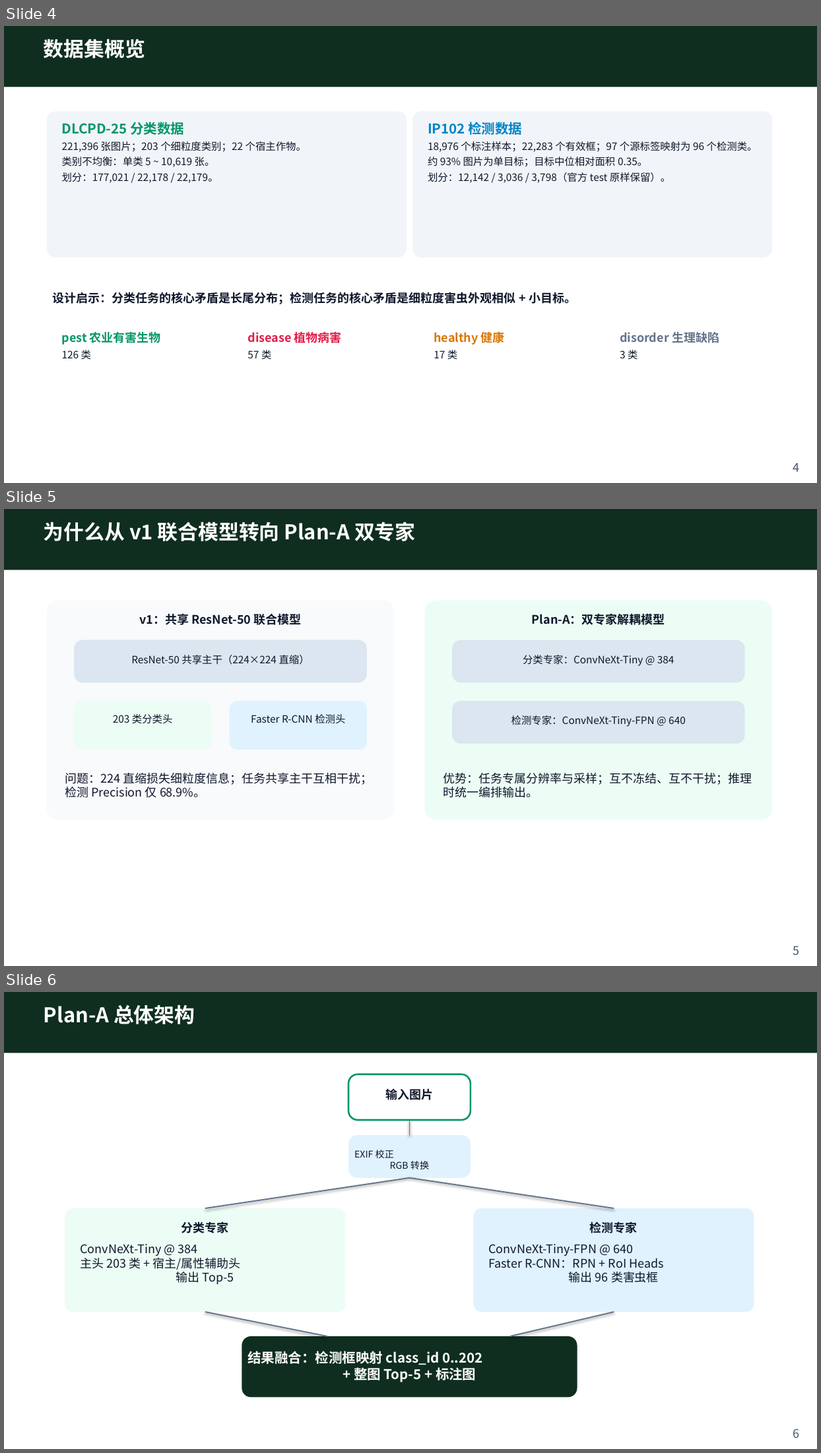
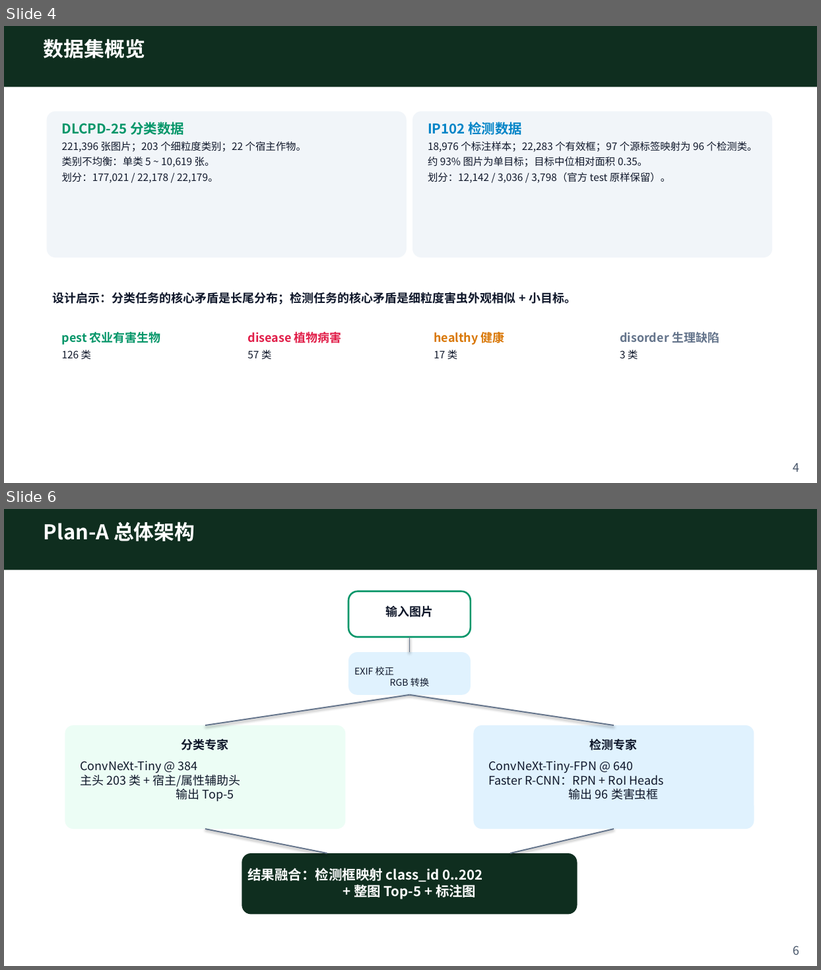
Before and after one commit to kfzeng1/DLCPD-25, a slide deck: docs/presentations/plan-a-model-architecture.pptx. Shown one above the other, each under a label of ours: slides 4, 5 and 6 before the commit, slides 4 and 6 after it; the slides between them are not shown. The pictures are 821x1453 and 821x970 pixels, drawn with LibreOffice and Linux fonts; fonts in the diff are those of the drawing. Boxes give left, top, right and bottom in pixels: in the first picture for what was removed or moved away, otherwise in the second. Text is boxed around its words. In the diff, an @@ line names an element or a change of style, - is before the commit and + after.

```diff
--- a/docs/presentations/plan-a-model-architecture.pptx
+++ b/docs/presentations/plan-a-model-architecture.pptx
@@ slide 5 removed at (x1=4, y1=509, x2=817, y2=966), background #FFFFFF @@
@@ rectangle removed at (x1=4, y1=509, x2=817, y2=570) @@
@@ text removed at (x1=44, y1=522, x2=415, y2=541) @@
-为什么从 v1 联合模型转向 Plan-A 双专家
@@ rounded rectangle removed at (x1=47, y1=601, x2=395, y2=820) @@
@@ rounded rectangle removed at (x1=425, y1=601, x2=773, y2=820) @@
@@ text removed at (x1=139, y1=613, x2=302, y2=625) @@
-v1：共享 ResNet-50 联合模型
@@ text removed at (x1=532, y1=613, x2=665, y2=625) @@
-Plan-A：双专家解耦模型
@@ rounded rectangle removed at (x1=74, y1=640, x2=367, y2=683) @@
@@ rounded rectangle removed at (x1=452, y1=640, x2=745, y2=683) @@
@@ text removed at (x1=131, y1=655, x2=310, y2=665) @@
-ResNet-50 共享主干（224×224 直缩）
@@ text removed at (x1=523, y1=655, x2=675, y2=666) @@
-分类专家：ConvNeXt-Tiny @ 384
@@ rounded rectangle removed at (x1=74, y1=701, x2=211, y2=750) @@
@@ rounded rectangle removed at (x1=230, y1=701, x2=367, y2=750) @@
@@ rounded rectangle removed at (x1=452, y1=701, x2=745, y2=744) @@
@@ text removed at (x1=113, y1=714, x2=173, y2=723) @@
-203 类分类头
@@ text removed at (x1=251, y1=714, x2=345, y2=724) @@
-Faster R-CNN 检测头
@@ text removed at (x1=512, y1=716, x2=686, y2=727) @@
-检测专家：ConvNeXt-Tiny-FPN @ 640
@@ text removed at (x1=65, y1=773, x2=372, y2=798) @@
-问题：224 直缩损失细粒度信息；任务共享主干互相干扰；检测 Precision 仅 68.9%。
@@ text removed at (x1=443, y1=773, x2=752, y2=798) @@
-优势：任务专属分辨率与采样；互不冻结、互不干扰；推理时统一编排输出。
@@ text removed at (x1=793, y1=947, x2=800, y2=955) @@
-5
```
Also in this commit, not shown: 2 slides changed, 1 slide added, 5 other files.
